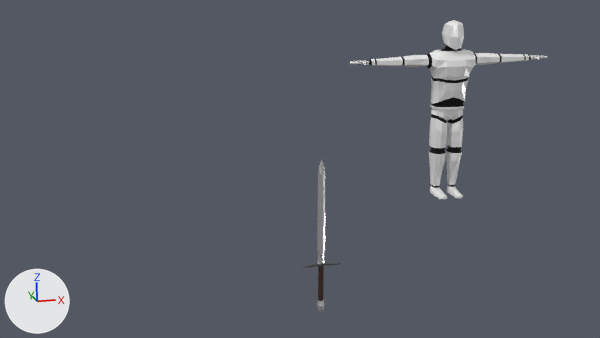
The Blender file BlenderModels/characters/dummy.blend: old version first, new version second.
Camera for both pictures: the file's camera 'Camera'. The axes (+X, +Y, +Z) are drawn at lower left. The lights are the same throughout.
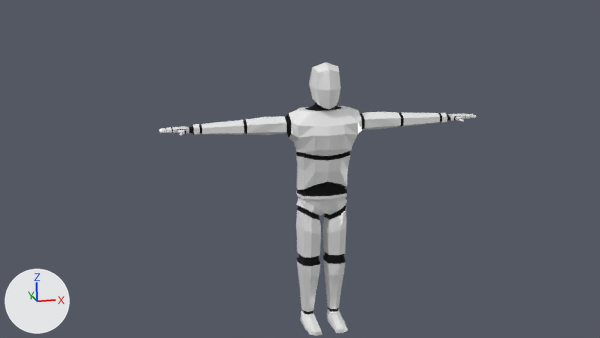
What differs and where, as boxes [x1, y1, x2, y2] in the pictures (600 x 338 px):
'Cube.001', moved: before [350, 20, 547, 199]; after [159, 62, 476, 336]
'Cube', deleted: before [302, 160, 340, 312]
    faces in mat_material_002 (white #e7e7e7): [317, 160, 325, 312]
    faces in mat_material_003 (brown #351b0e): [318, 266, 324, 301]

Diff of the bpy script that builds the scene:
```diff
--- a/BlenderModels/characters/dummy.blend.py
+++ b/BlenderModels/characters/dummy.blend.py
@@ ob_cube_001 @@
 ob_cube_001 = bpy.data.objects.new('Cube.001', me_cube_001)
-ob_cube_001.location = (2.294, 2.954, 1.304)
+ob_cube_001.location = (0.001, -0.037, 1.264)
 ob_cube_001.scale = (0.191, 0.191, 0.191)
@@ ob_cube @@
-ob_cube = bpy.data.objects.new('Cube', me_cube)
-ob_cube.location = (0.0, 0.0, 0.369)
```
